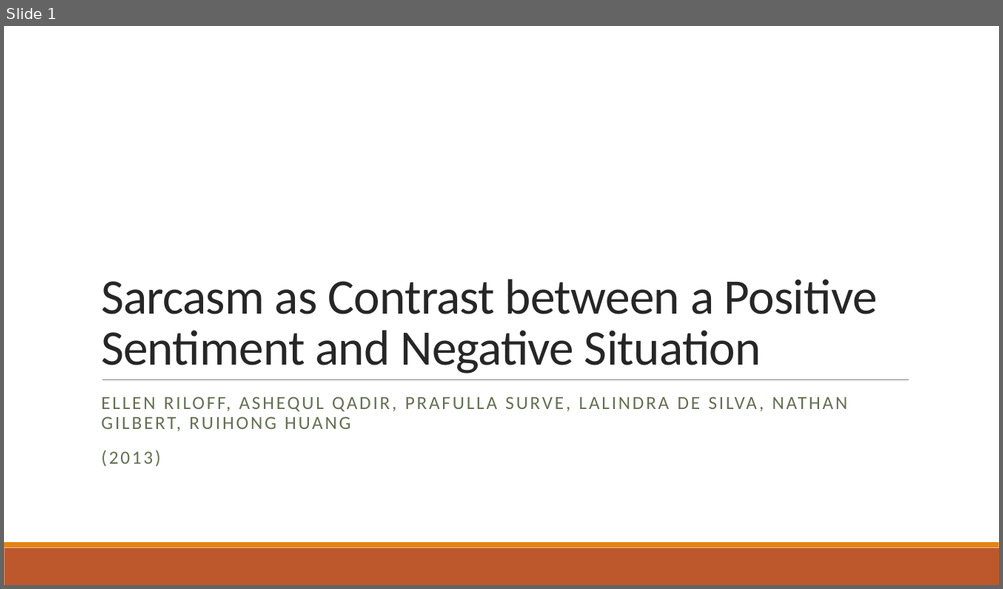
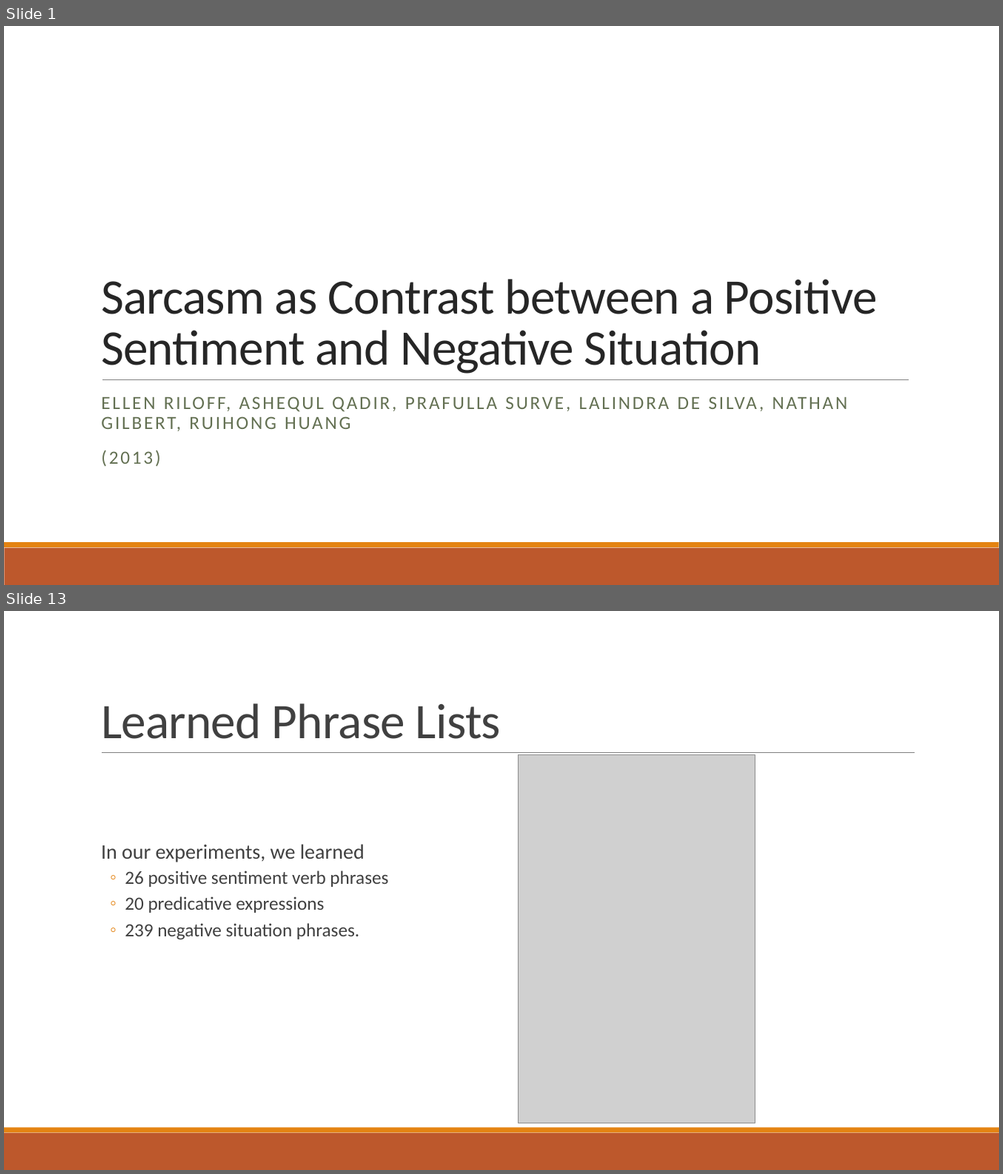
Before and after one commit to liangxh/grad, a slide deck: [文献调研] Sarcasm as Contrast between a Positive Sentiment and Negative Situation.pptx. Shown one above the other, each under a label of ours: slide 1 before the commit, slides 1 and 13 after it; the slides between them are not shown. The pictures are 1003x589 and 1003x1174 pixels, drawn with LibreOffice and Linux fonts; fonts in the diff are those of the drawing; grey boxes stand for pictures. Boxes give left, top, right and bottom in pixels: in the first picture for what was removed or moved away, otherwise in the second. Text is boxed around its words. In the diff, an @@ line names an element or a change of style, - is before the commit and + after.

```diff
--- a/[文献调研] Sarcasm as Contrast between a Positive Sentiment and Negative Situation.pptx
+++ b/[文献调研] Sarcasm as Contrast between a Positive Sentiment and Negative Situation.pptx
@@ slide 13 added at bbox=[4, 611, 999, 1170], background #FFFFFF; not listed: 2 template elements that a slide beside it also shows @@
@@ title added at bbox=[101, 703, 501, 739], 48 pt, text #404040 @@
+Learned Phrase Lists
@@ line added from (102, 753) to (915, 753), #808080 0.5 pt @@
@@ picture added at bbox=[518, 755, 754, 1124] @@
@@ text added at bbox=[101, 844, 388, 940], 18 pt, text #404040 @@
+  In our experiments, we learned
+  ◦ 26 positive sentiment verb phrases
+  ◦ 20 predicative expressions
+  ◦ 239 negative situation phrases.
```
Also in this commit, not shown: 8 slides changed, 14 other slides added, 3 slides removed.
